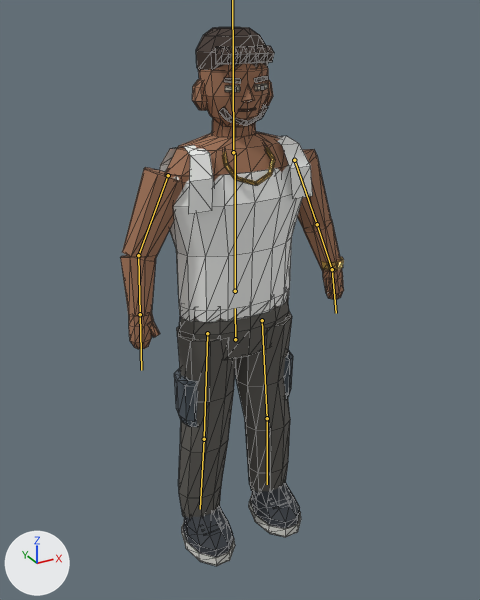
The glTF model characters/avi.glb, before and after one commit.
Rendered twice from a 50 mm lens placed at (-1.102, -2.04, 2.102), pointed at (-0.028, -0.086, 1.126). The axes (+X, +Y, +Z) are drawn at lower left. The lights are the same throughout. The first picture is the older version. The bones that change, and the others that lie on the model, are drawn over the model as lines. Mesh edges are drawn as thin lines.

Objects in the first picture: '02 Avi | Character'.
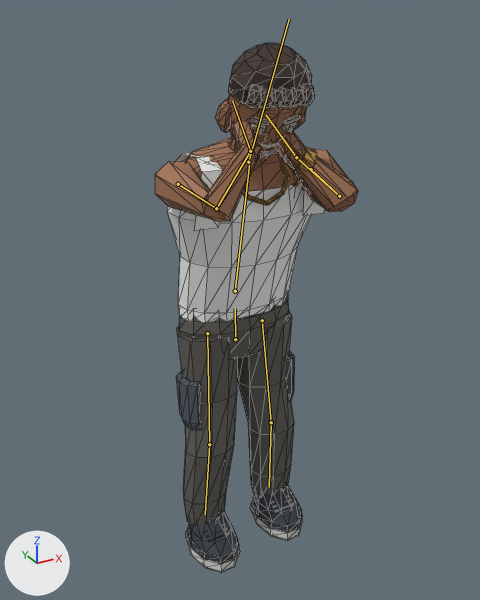
The newer file adds an action. The first version stands in its rest pose; the second is drawn at frame 48 of the action 'Hit Reaction | Sand in Eyes'.

Location of each change, [x1, y1, x2, y2] in pixels of the pictures (480 x 600 px):
'02 Avi | Character', posed (9% narrower)
    before: [121, 27, 344, 566]
    after: [155, 43, 358, 572]
bone 'Spine', root to tip
    before: (235, 291) to (235, 153)
    after: (235, 291) to (249, 163)
bone 'UpperArm.L', root to tip
    before: (168, 175) to (138, 255)
    after: (178, 184) to (216, 208)
bone 'Forearm.L', root to tip
    before: (138, 255) to (140, 314)
    after: (216, 208) to (250, 151)
bone 'Hand.L', root to tip
    before: (140, 314) to (141, 370)
    after: (250, 151) to (232, 101)
bone 'UpperArm.R', root to tip
    before: (294, 160) to (317, 224)
    after: (311, 169) to (339, 196)
bone 'Forearm.R', root to tip
    before: (317, 224) to (332, 269)
    after: (339, 196) to (296, 157)
bone 'Hand.R', root to tip
    before: (332, 269) to (336, 313)
    after: (296, 157) to (266, 115)
bone 'Thigh.L', root to tip
    before: (207, 333) to (204, 439)
    after: (207, 333) to (209, 444)
bone 'Shin.L', root to tip
    before: (204, 439) to (200, 509)
    after: (209, 444) to (205, 514)
bone 'Thigh.R', root to tip
    before: (262, 320) to (267, 418)
    after: (262, 320) to (271, 422)
bone 'Shin.R', root to tip
    before: (267, 418) to (267, 484)
    after: (271, 422) to (269, 487)

The edits, one by one:
Bone 'Spine' (bone_spine) turns from (0, 0, 0) to (13, -3, 0) degrees about its own x, y and z.
Bone 'Head' (bone_head) turns from (0, 0, 0) to (19, -4, 0) degrees about its own x, y and z.
Bone 'UpperArm.L' (bone_upperarm_l) turns from (0, 0, 0) to (-87, 30, 32) degrees about its own x, y and z.
Bone 'Forearm.L' (bone_forearm_l) turns from (0, 0, 0) to (-85, -12, -13) degrees about its own x, y and z.
Bone 'Hand.L' (bone_hand_l) turns from (0, 0, 0) to (-51, 0, 0) degrees about its own x, y and z.
Bone 'UpperArm.R' (bone_upperarm_r) turns from (0, 0, 0) to (-99, -19, -16) degrees about its own x, y and z.
Bone 'Forearm.R' (bone_forearm_r) turns from (0, 0, 0) to (-58, 18, 32) degrees about its own x, y and z.
Bone 'Hand.R' (bone_hand_r) turns from (0, 0, 0) to (-56, 4, 7) degrees about its own x, y and z.
Bone 'Thigh.L' (bone_thigh_l) turns from (0, 0, 0) to (-6, 0, 0) degrees about its own x, y and z.
Bone 'Shin.L' (bone_shin_l) turns from (0, 0, 0) to (7, 0, 0) degrees about its own x, y and z.
Bone 'Thigh.R' (bone_thigh_r) turns from (0, 0, 0) to (-4, 0, 0) degrees about its own x, y and z.
Bone 'Shin.R' (bone_shin_r) turns from (0, 0, 0) to (6, 0, 0) degrees about its own x, y and z.
